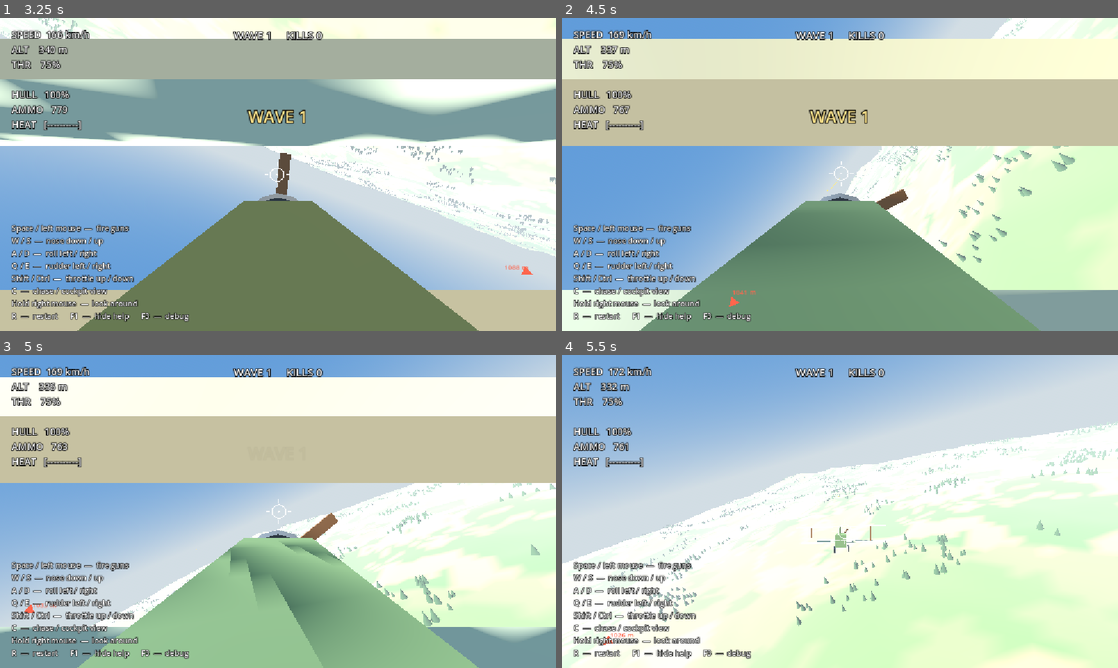
Above: before the commit, frames 1-4 (two rows, left to right).
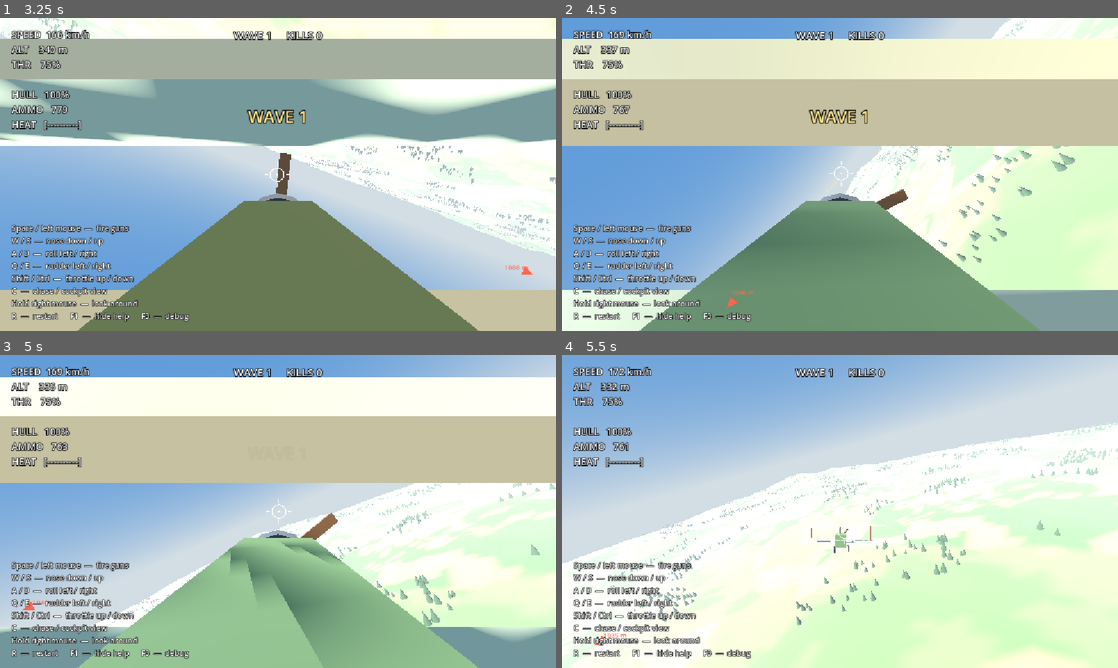
Above: after the commit, the same moments.

Repository: ProfMoriartey/airplane-game
Game: Godot game, scene res://scenes/levels/flight_test.tscn
The game is run twice, just before and just after one commit, with the same random seed, the same clock (stepped at 60 frames per second) and the same inputs.
Inputs (mouse positions are in pixels of both pictures, inside the frame that each line leads up to):
- Up to frame 1 (3.25 s): move the mouse to (400, 158) at 0.52 s; hold D (roll_right) 0.53-1.25 s; hold Space (fire) 0.53-1.25 s; click (400, 158) at 0.67 s; drag from (166, 190) to (250, 237) at 1.27 s; move the mouse to (333, 105) at 2.02 s; hold D (roll_right) 2.03-2.75 s; hold C (camera_toggle) 2.03-2.75 s; tap Space (fire) at 2.3 s; drag from (250, 237) to (111, 127) at 2.77 s
- Up to frame 2 (4.5 s): move the mouse to (1006, 221) at 3.52 s; hold A (roll_left) 3.53-4.25 s; hold Space (fire) 3.53-4.25 s; drag from (673, 127) to (756, 96) at 4.27 s
- Up to frame 3 (5 s): no input
- Up to frame 4 (5.5 s): move the mouse to (867, 511) at 5.02 s; hold W (pitch_down) from 5.03 s (still down); hold C (camera_toggle) from 5.03 s (still down); click (867, 511) at 5.17 s; tap Space (fire) at 5.3 s

Frame 1 is identical in both runs. In frame 2, less than 0.1% of the frame differs, in the area x 29-35%, y 86-93%; in frame 3, less than 0.1%; in frame 4, less than 0.1%, in the area x 5-13%, y 88-93%.

Commit message:
Make early waves easier: burst firing, weaker rookies, repair between waves

Diff:
--- a/data/aircraft/enemy_fighter.tres
+++ b/data/aircraft/enemy_fighter.tres
@@ -15,4 +15,4 @@
 bank_turn_rate = 0.8
 control_response = 5.0
 stall_nose_drop = 1.2
-max_health = 60.0
+max_health = 45.0
--- a/scenes/aircraft/enemy_plane.tscn
+++ b/scenes/aircraft/enemy_plane.tscn
@@ -13,3 +13,6 @@
 
 [node name="AI" type="Node" parent="."]
 script = ExtResource("3_ai")
+
+[node name="Guns" parent="."]
+damage = 4.0
--- a/scripts/aircraft/aircraft.gd
+++ b/scripts/aircraft/aircraft.gd
@@ -123,6 +123,19 @@
 	damaged.emit(amount, attacker)
 	if health <= 0.0:
 		_destroy(attacker)
+
+
+## Restores full health, fixes every part and refills the guns.
+func repair() -> void:
+	if is_destroyed:
+		return
+	health = stats.max_health
+	engine_condition = 1.0
+	left_wing_condition = 1.0
+	right_wing_condition = 1.0
+	tail_condition = 1.0
+	_smoke.emitting = false
+	guns.reload()
 
 
 func _damage_part(local_hit: Vector3, part_damage: float) -> void:
--- a/scripts/aircraft/aircraft_ai.gd
+++ b/scripts/aircraft/aircraft_ai.gd
@@ -9,10 +9,21 @@
 enum State { PATROL, ENGAGE, EVADE }
 enum Skill { ROOKIE, VETERAN, ACE }
 
+## burst_time / burst_pause: seconds of firing, then seconds of holding fire.
+## throttle: how hard the pilot pushes the engine in a fight.
 const SKILL_SETTINGS := {
-	Skill.ROOKIE: {reaction_time = 0.6, aim_error = 10.0, fire_cone = 7.0, evade_chance = 0.15},
-	Skill.VETERAN: {reaction_time = 0.35, aim_error = 5.0, fire_cone = 5.0, evade_chance = 0.4},
-	Skill.ACE: {reaction_time = 0.15, aim_error = 2.0, fire_cone = 3.5, evade_chance = 0.75},
+	Skill.ROOKIE: {
+		reaction_time = 0.8, aim_error = 12.0, fire_cone = 5.0, evade_chance = 0.15,
+		burst_time = 0.8, burst_pause = 2.0, throttle = 0.85,
+	},
+	Skill.VETERAN: {
+		reaction_time = 0.5, aim_error = 9.0, fire_cone = 5.0, evade_chance = 0.4,
+		burst_time = 1.2, burst_pause = 1.2, throttle = 0.95,
+	},
+	Skill.ACE: {
+		reaction_time = 0.25, aim_error = 4.0, fire_cone = 4.0, evade_chance = 0.75,
+		burst_time = 1.5, burst_pause = 0.8, throttle = 1.0,
+	},
 }
 const DETECT_RANGE := 2000.0
 const FIRE_RANGE := 450.0
@@ -21,7 +32,9 @@
 const MIN_CLEARANCE := 100.0
 const LOOK_AHEAD_TIME := 3.0
 ## Closer than this to the target, and still closing, the pilot swerves to avoid a collision.
-const COLLISION_RANGE := 90.0
+const COLLISION_RANGE := 120.0
+## Swerve when a collision is this many seconds away at the current closing speed.
+const COLLISION_WARNING_TIME := 2.5
 ## Within this angle of the target the pilot stops banking and aims with the rudder.
 const FINE_AIM_ANGLE := deg_to_rad(8.0)
 ## Beyond this angle the pilot pulls into a hard turn.
@@ -42,6 +55,8 @@
 var _evade_point := Vector3.ZERO
 var _aim_offset := Vector3.ZERO
 var _roll_sign := 1.0
+var _burst_timer := 0.0
+var _burst_cooldown := 0.0
 
 
 func _ready() -> void:
@@ -64,6 +79,7 @@
 		_think_timer = _settings.reaction_time
 		_think()
 
+	_burst_cooldown -= delta
 	_evade_timer -= delta
 	if state == State.EVADE and _evade_timer <= 0.0:
 		state = State.ENGAGE if _has_target() else State.PATROL
@@ -79,14 +95,14 @@
 			_fly_towards(_patrol_point())
 			_plane.guns.trigger = false
 		State.ENGAGE:
-			_plane.throttle = 1.0
+			_plane.throttle = _settings.throttle
 			if _collision_likely():
 				_fly_towards(_swerve_point())
 				_plane.guns.trigger = false
 				return
 			var aim_point := _lead_point() + _aim_offset
 			_fly_towards(aim_point)
-			_plane.guns.trigger = _should_fire(aim_point)
+			_plane.guns.trigger = _update_burst(_should_fire(aim_point), delta)
 		State.EVADE:
 			_plane.throttle = 1.0
 			_fly_towards(_evade_point)
@@ -136,10 +152,25 @@
 	return nose.angle_to(to_aim) < deg_to_rad(_settings.fire_cone)
 
 
+## Turns "want to fire" into short bursts with pauses, like a real pilot saving ammo.
+func _update_burst(wants_to_fire: bool, delta: float) -> bool:
+	if not wants_to_fire or _burst_cooldown > 0.0:
+		return false
+	_burst_timer += delta
+	if _burst_timer >= _settings.burst_time:
+		_burst_timer = 0.0
+		_burst_cooldown = _settings.burst_pause
+	return true
+
+
 func _collision_likely() -> bool:
 	var offset := target.global_position - _plane.global_position
 	var closing_speed := (_plane.velocity - target.velocity).dot(offset.normalized())
-	return offset.length() < COLLISION_RANGE and closing_speed > 0.0
+	if closing_speed <= 0.0:
+		return false
+	# Faster closing needs an earlier swerve.
+	var danger_range := maxf(COLLISION_RANGE, closing_speed * COLLISION_WARNING_TIME)
+	return offset.length() < danger_range
 
 
 ## A point beside and above the target, to pass it safely.
@@ -148,7 +179,7 @@
 	var side := offset.cross(Vector3.UP).normalized()
 	if side.dot(_plane.global_basis.x) < 0.0:
 		side = -side
-	return target.global_position + side * 80.0 + Vector3.UP * 40.0
+	return target.global_position + side * 120.0 + Vector3.UP * 60.0
 
 
 func _patrol_point() -> Vector3:
--- a/scripts/aircraft/guns.gd
+++ b/scripts/aircraft/guns.gd
@@ -51,6 +51,13 @@
 		_cooldown += 1.0 / fire_rate
 
 
+func reload() -> void:
+	ammo = max_ammo
+	heat = 0.0
+	is_overheated = false
+	is_jammed = false
+
+
 func can_fire() -> bool:
 	return ammo > 0 and not is_overheated and not is_jammed
 
--- a/scripts/levels/flight_test.gd
+++ b/scripts/levels/flight_test.gd
@@ -49,9 +49,9 @@
 		return
 	_wave += 1
 	var skill := AircraftAI.Skill.ROOKIE
-	if _wave > 4:
+	if _wave > 6:
 		skill = AircraftAI.Skill.ACE
-	elif _wave > 2:
+	elif _wave > 3:
 		skill = AircraftAI.Skill.VETERAN
 
 	var spawn_angle := randf() * TAU
@@ -83,7 +83,9 @@
 		_kills += 1
 		_hud.flash_banner("ENEMY DOWN")
 	_hud.set_score(_wave, _kills)
-	if _enemies_alive == 0:
+	if _enemies_alive == 0 and _plane.is_alive():
+		_plane.repair()
+		_hud.flash_banner("WAVE CLEARED - REPAIRED AND REARMED")
 		get_tree().create_timer(WAVE_DELAY).timeout.connect(_start_next_wave)
 
 
